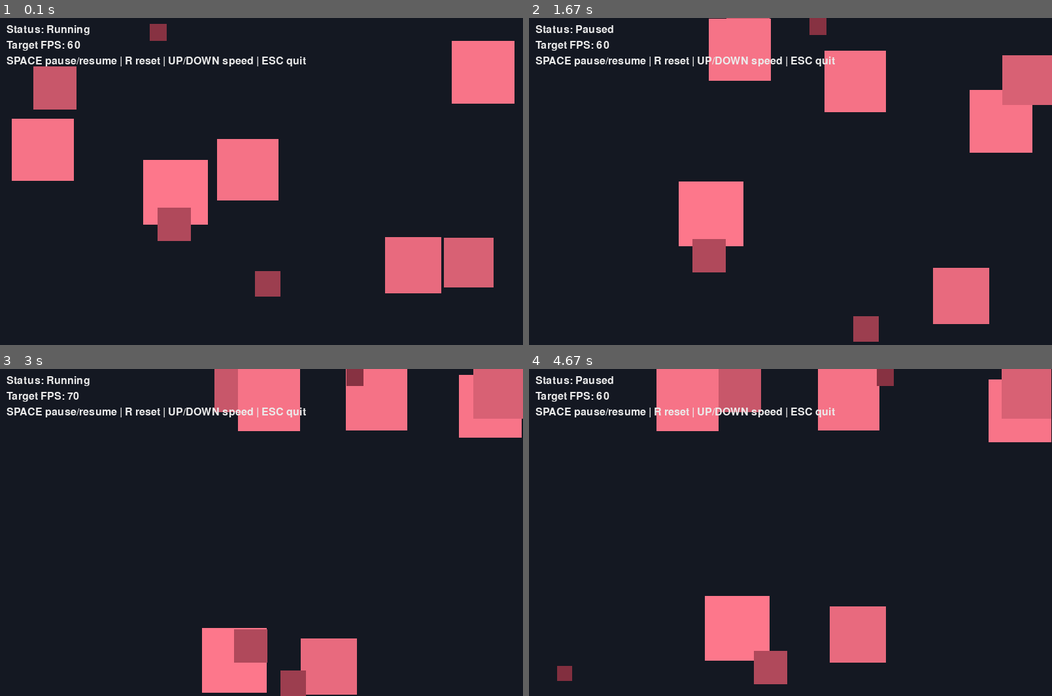
Above: before the commit, frames 1-4 (two rows, left to right).
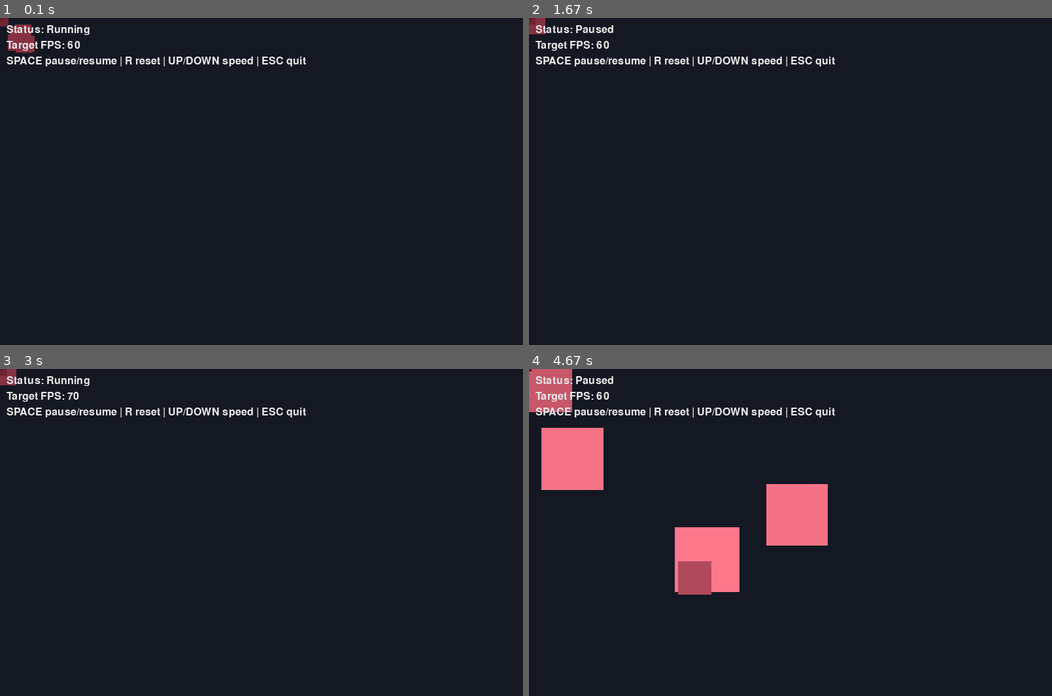
Above: after the commit, the same moments.

Repository: ynehme-coder/lab8-pygame
Game: pygame game, started from main.py
The game is run twice, just before and just after one commit, with the same random seed, the same clock (stepped at 60 frames per second) and the same inputs.
Inputs:
- Up to frame 1 (0.1 s): no input
- Up to frame 2 (1.67 s): hold Up 0.33-0.8 s; hold Down 0.83-1.13 s; tap Space at 0.9, 1.23, 1.63 s; hold Up 1.17-1.53 s; hold Down from 1.57 s (still down)
- Up to frame 3 (3 s): release Down at 1.93 s; hold Up 1.97-2.27 s; tap Space at 2.03, 2.37, 2.7 s; hold Down 2.3-2.6 s; hold Up from 2.63 s (still down)
- Up to frame 4 (4.67 s): release Up at 3 s; hold Down 3.03-3.4 s; tap Space at 3.1, 3.5, 3.83, 4.17, 4.57 s; hold Up 3.43-3.73 s; hold Down 3.77-4.07 s; hold Up 4.1-4.47 s; hold Down from 4.5 s (still down)

The runs differ from the first frame. In frame 1, 15% of the frame differs, in the area x 0-99%, y 0-86%; in frame 2, 13%; in frame 3, 12%; in frame 4, 21%, in the area x 0-100%, y 0-97%.

Commit message:
exam: q1 - mix of squares

Diff:
--- a/main.py
+++ b/main.py
@@ -20,7 +20,7 @@
 MAX_FPS = 120
 MIN_SQUARE_SIZE = 10
 MAX_SQUARE_SIZE = 100
-SQUARE_COUNT = 10
+SQUARE_COUNT = 45
 MAX_SPEED = 2
 
 BACKGROUND_COLOR = (20, 24, 34)
@@ -56,7 +56,7 @@
     age: int
     lifespan: int
 
-
+#original create fn
 def create_random_square() -> Square:
     """Create one square at a random position with random speed, color, and size.
 
@@ -90,6 +90,47 @@
         age=0,
         lifespan=lifespan,
     )
+
+#EXAM Q1
+def create_square(size) -> Square:
+    max_speed = MAX_SPEED - (size - MIN_SQUARE_SIZE) * (MAX_SPEED - 5) / (
+        MAX_SQUARE_SIZE - MIN_SQUARE_SIZE
+    )
+
+    x = size
+    y = size
+    vx = random.choice([-1, 1]) * random.uniform(1, max_speed)
+    vy = random.choice([-1, 1]) * random.uniform(1, max_speed)
+    color = get_color_for_size(size)
+
+    lifespan = random.randint(120, 600)
+
+    return Square(
+        x=x,
+        y=y,
+        vx=vx,
+        vy=vy,
+        color=color,
+        size=size,
+        max_speed=max_speed,
+        age=0,
+        lifespan=lifespan,
+    )
+
+def square_list() -> list:
+    sq_list = []
+    for _ in range(5):
+        sq_list.append(create_square(25))
+        print("Big Square")
+
+    for _ in range(10):
+            sq_list.append(create_square(10))
+            print("Medium Square")
+    for _ in range(30):
+        sq_list.append(create_square(4))
+        print("Small Square")
+    return sq_list
+
 
 
 def random_nudge(square: Square) -> None:
@@ -296,7 +337,7 @@
     pygame.display.set_caption("Random Moving Squares")
     clock = pygame.time.Clock()
 
-    squares = [create_random_square() for _ in range(SQUARE_COUNT)]
+    squares = square_list()
     paused = False
     target_fps = FPS
 
